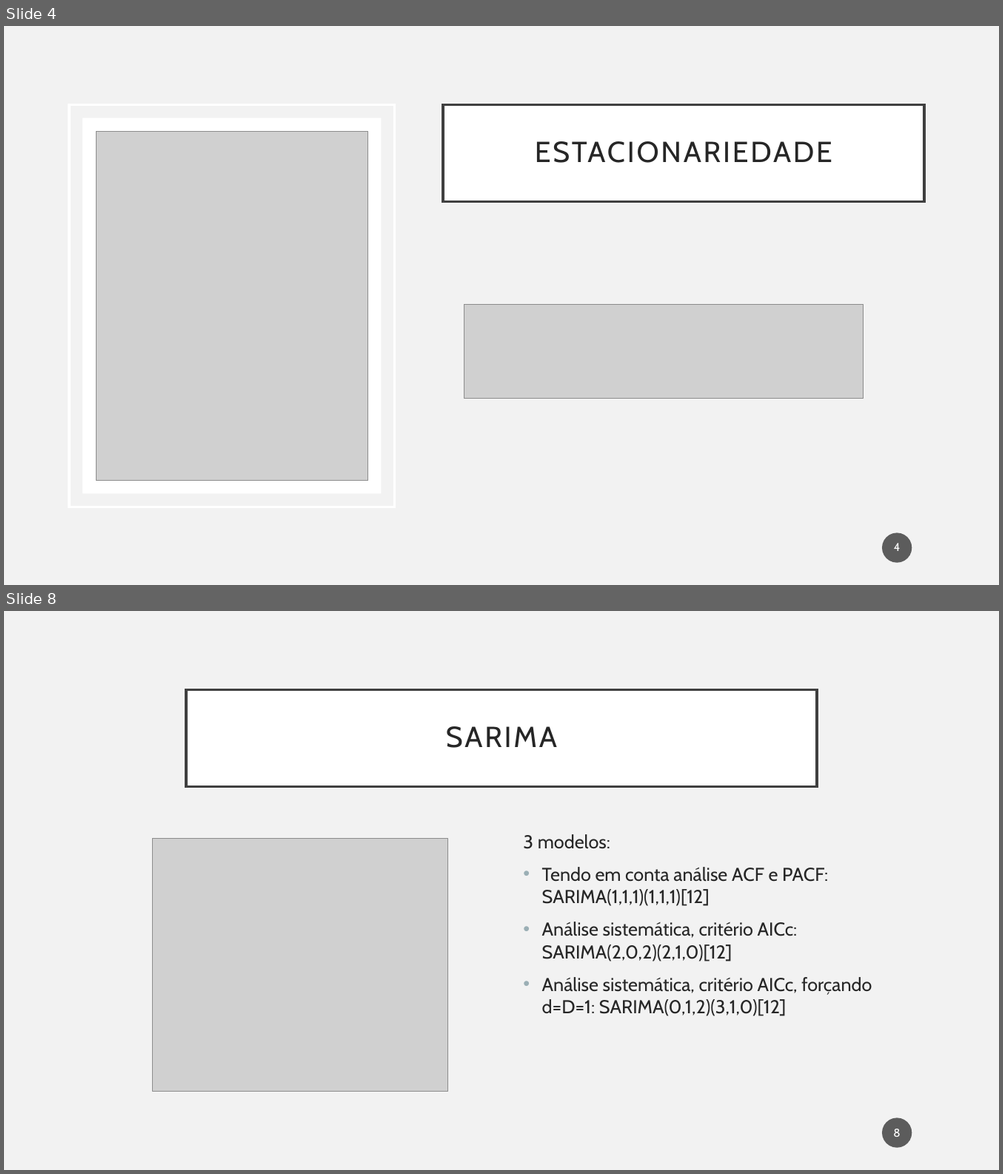
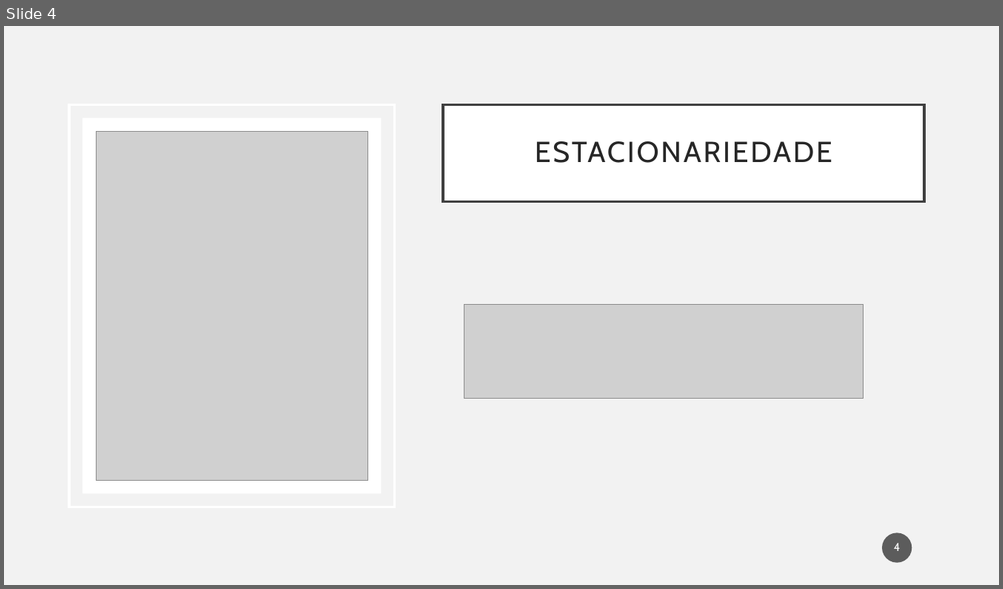
Before and after one commit to Hugoverissimo21/ElectricityForecastES, a slide deck: slides.pptx. Shown one above the other, each under a label of ours: slides 4 and 8 before the commit, slide 4 after it; the slides between them are not shown. The pictures are 1003x1174 and 1003x589 pixels, drawn with LibreOffice and Linux fonts; fonts in the diff are those of the drawing; grey boxes stand for pictures. Boxes give left, top, right and bottom in pixels: in the first picture for what was removed or moved away, otherwise in the second. Text is boxed around its words. In the diff, an @@ line names an element or a change of style, - is before the commit and + after.

```diff
--- a/slides.pptx
+++ b/slides.pptx
@@ slide 8 removed at (4, 611, 999, 1170), background #F2F2F2 @@
@@ title removed at (186, 689, 817, 786) @@
-SARIMA
@@ picture removed at (153, 839, 448, 1091) @@
@@ text removed at (523, 834, 871, 1017) @@
-3 modelos:
-• Tendo em conta análise ACF e PACF: SARIMA(1,1,1)(1,1,1)[12]
-• Análise sistemática, critério AICc: SARIMA(2,0,2)(2,1,0)[12]
-• Análise sistemática, critério AICc, forçando d=D=1: SARIMA(0,1,2)(3,1,0)[12]
@@ page number removed at (882, 1119, 912, 1148) @@
-8
```
Also in this commit, not shown: 14 slides changed, 4 slides added, 4 other slides removed, 1 other file.
